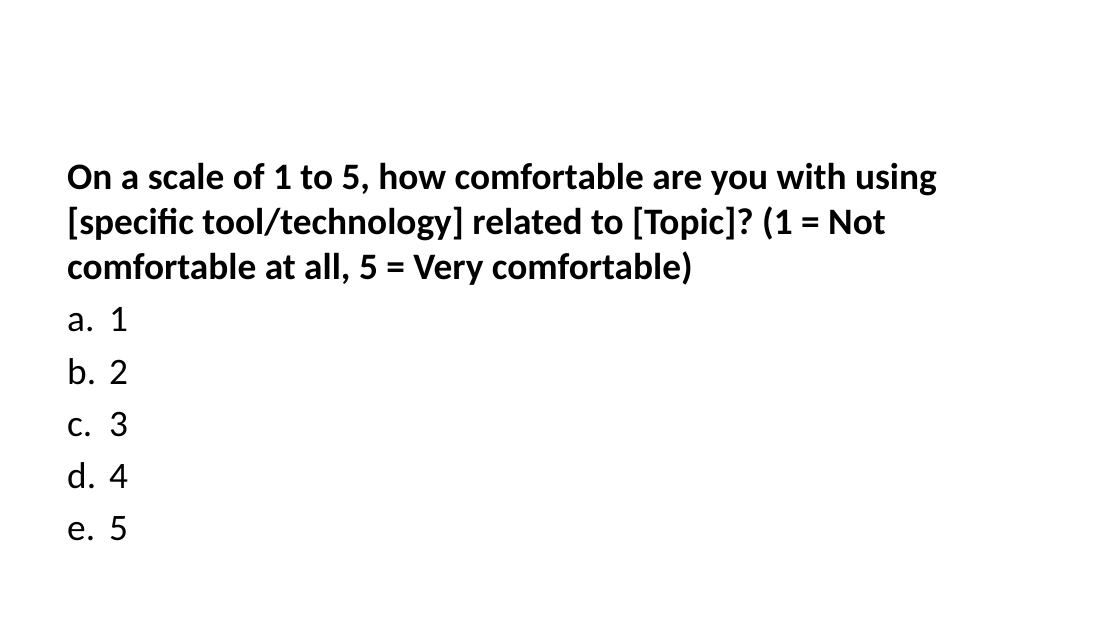
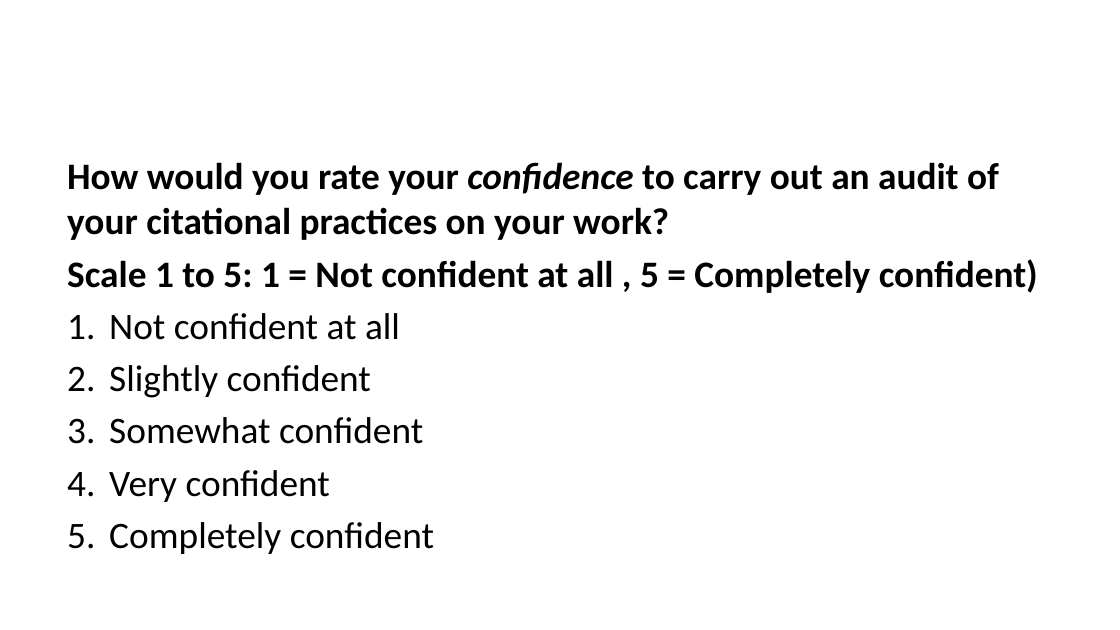
Before and after one commit to lmu-osc/train-the-trainer-student-track-pedagogy, a slide deck: slide 7 of _site/materials/PMM-M4/PMM-M4-S3-Citation-Politics/PMM-M4-S3-Citation-Politics-slides.pptx (slide 8 before the commit). Drawn at 1120x630 pixels with LibreOffice and Linux fonts; fonts in the diff are those of the drawing. Boxes give left, top, right and bottom in pixels: in the first picture for what was removed or moved away, otherwise in the second. Text is boxed around its words. In the diff, an @@ line names an element or a change of style, - is before the commit and + after.

```diff
--- a/_site/materials/PMM-M4/PMM-M4-S3-Citation-Politics/PMM-M4-S3-Citation-Politics-slides.pptx
+++ b/_site/materials/PMM-M4/PMM-M4-S3-Citation-Politics/PMM-M4-S3-Citation-Politics-slides.pptx
@@ text at (x1=67, y1=162, x2=1038, y2=554): text changed @@
-On a scale of 1 to 5, how comfortable are you with using [specific tool/technology] related to [Topic]? (1 = Not comfortable at all, 5 = Very comfortable)
-a. 1
-b. 2
-c. 3
-d. 4
-e. 5
+How would you rate your confidence to carry out an audit of your citational practices on your work?
+Scale 1 to 5: 1 = Not confident at all , 5 = Completely confident)
+1. Not confident at all
+2. Slightly confident
+3. Somewhat confident
+4. Very confident
+5. Completely confident
```
Also in this commit, not shown: 5 other slides changed, 15 slides added, 14 slides removed, 18 other files.
